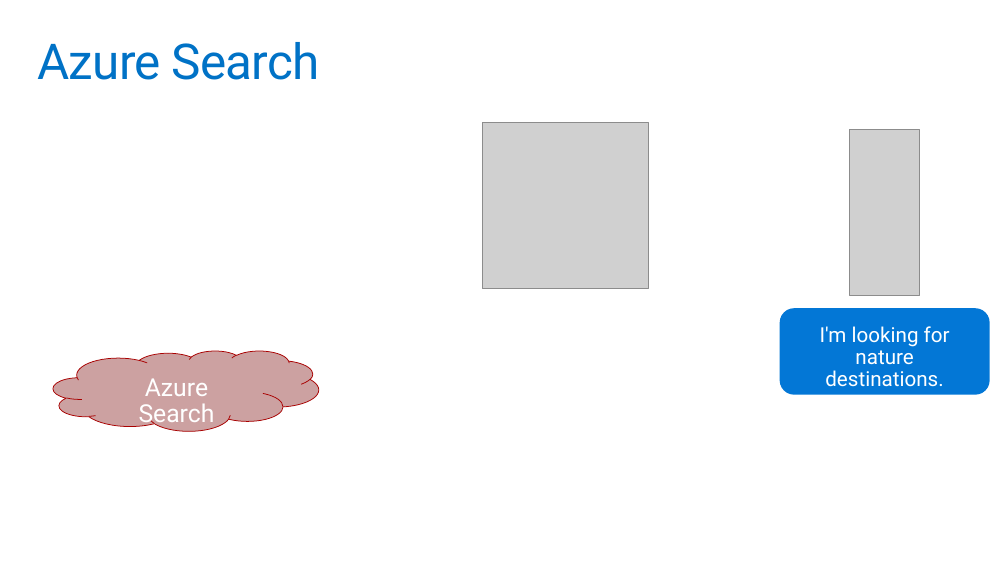
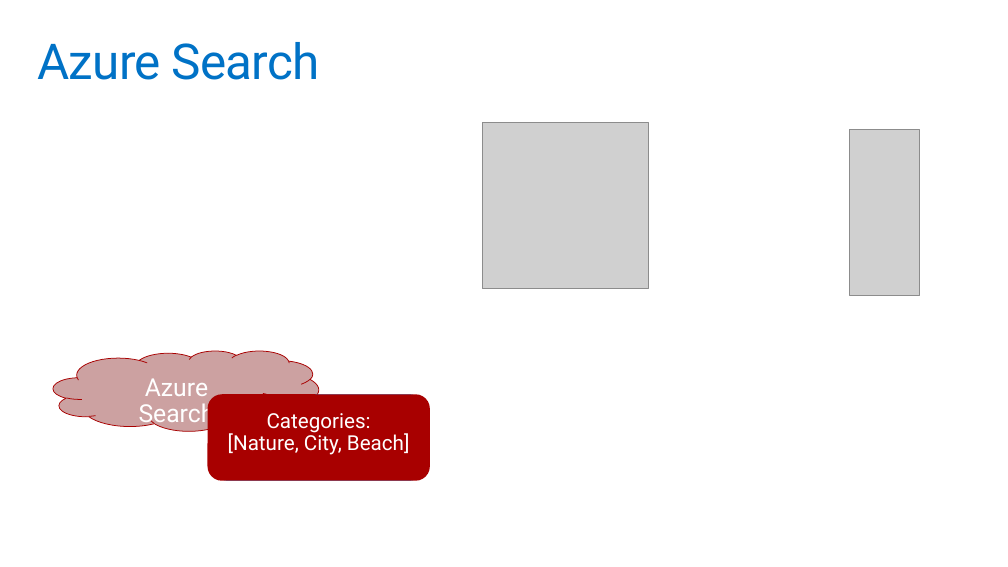
Before and after one commit to GeekTrainer/help-desk-bot-lab, a slide deck: slide 11 of Slides/4 - Knowledge base and Azure Search.pptx (slide 10 before the commit). Drawn at 1008x567 pixels with LibreOffice and Linux fonts; fonts in the diff are those of the drawing; grey boxes stand for pictures; background and template pictures are left out. Boxes give left, top, right and bottom in pixels: in the first picture for what was removed or moved away, otherwise in the second. Text is boxed around its words. In the diff, an @@ line names an element or a change of style, - is before the commit and + after.

```diff
--- a/Slides/4 - Knowledge base and Azure Search.pptx
+++ b/Slides/4 - Knowledge base and Azure Search.pptx
@@ rounded rectangle added at box(208, 394, 430, 481), fill #A80000, 20 pt, text #FFFFFF @@
+Categories:
+[Nature, City, Beach]
@@ rounded rectangle "I'm looking for nature destinations.": place and size @@
-rounded rectangle "I'm looking for nature destinations." at box(780, 308, 989, 395)
+rounded rectangle "I'm looking for nature destinations." at box(213, 394, 423, 481)
```
Also in this commit, not shown: 10 other slides changed, 9 slides added, 1 slide removed.
